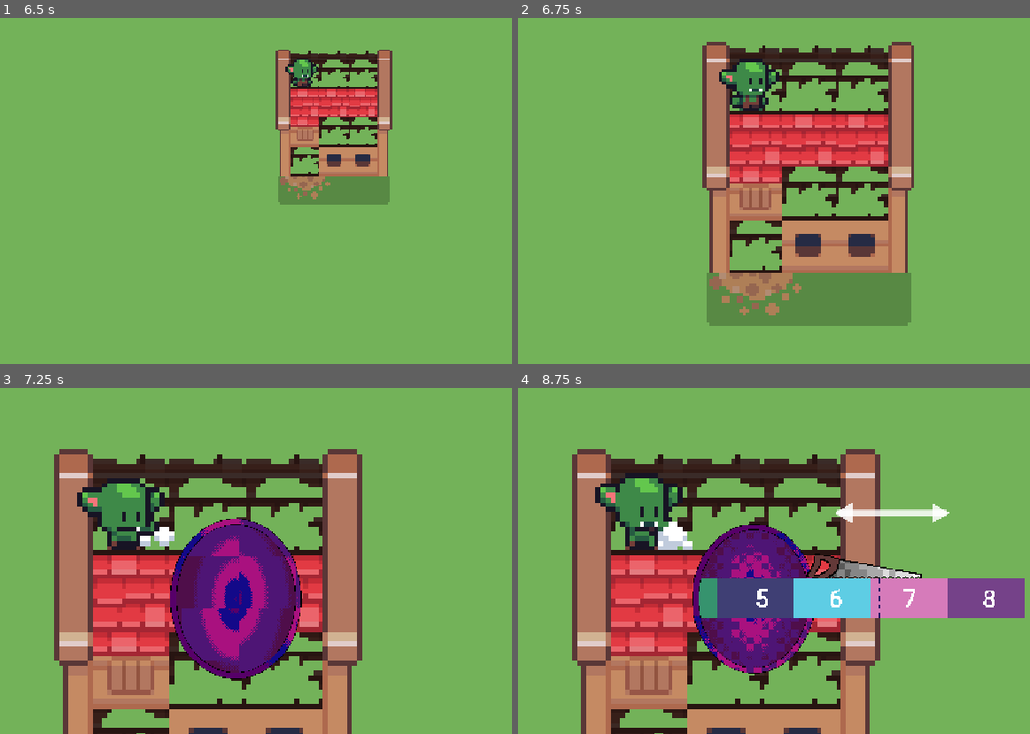
Above: before the commit, frames 1-4 (two rows, left to right).
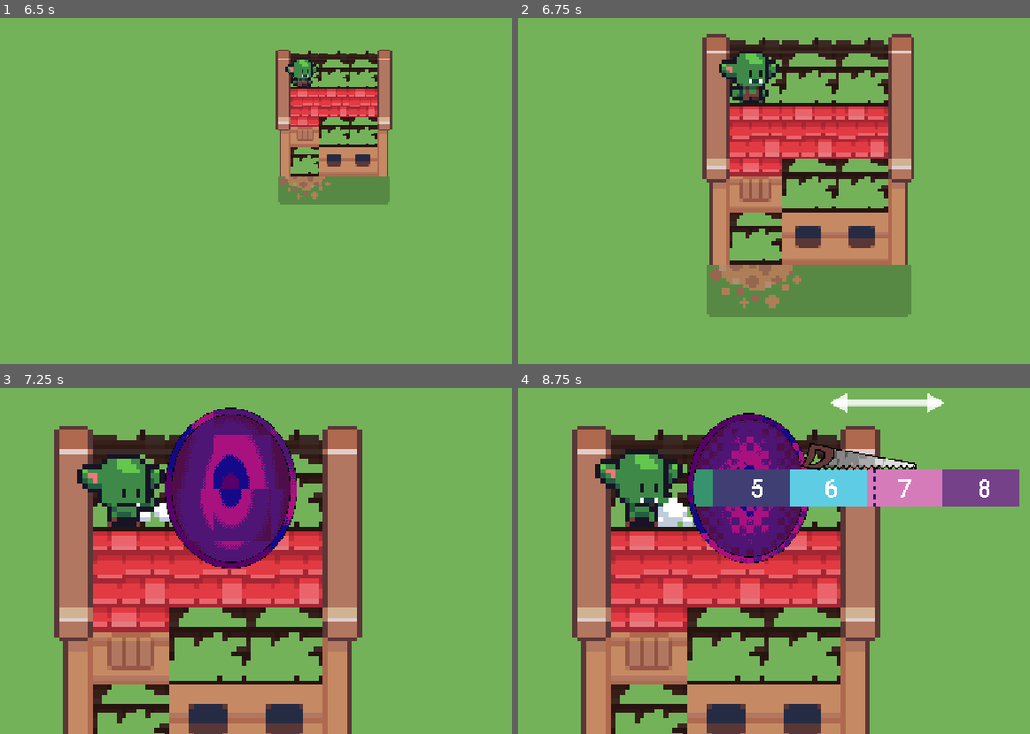
Above: after the commit, the same moments.

Repository: iscdnn/ipad-games
Game: Godot game, scene res://scenes/goblin_fixit/site.tscn
Same seed, same stepped clock (60 frames per second), same inputs: the game is played once before the commit and once after it.
Inputs (mouse positions are in pixels of both pictures, inside the frame that each line leads up to):
- Up to frame 1 (6.5 s): move the mouse to (491, 94) at 0.52 s; click (491, 94) at 0.67 s; drag from (194, 142) to (296, 215) at 1.27 s; move the mouse to (outside the picture) at 2.02 s; click (outside the picture) at 2.17 s; drag from (296, 215) to (122, 45) at 2.77 s; move the mouse to (outside the picture) at 3.52 s; click (outside the picture) at 3.67 s; drag from (122, 45) to (outside the picture) at 4.27 s; move the mouse to (368, 118) at 5.02 s; click (368, 118) at 5.17 s; drag from (outside the picture) to (194, 142) at 5.77 s
- Up to frame 2 (6.75 s): move the mouse to (1009, 94) at 6.52 s; click (1009, 94) at 6.67 s
- Up to frame 3 (7.25 s): no input
- Up to frame 4 (8.75 s): drag from (850, 488) to (814, 585) at 7.27 s; move the mouse to (outside the picture) at 8.02 s; click (outside the picture) at 8.17 s

Frame 1 is identical in both runs. In frame 2, 17% of the frame differs, in the area x 35-78%, y 4-90%; in frame 3, 34%; in frame 4, 44%, in the area x 10-99%, y 1-100%.

Commit message:
Saw: goblin centred vertically, portal beside it, saw over timber
No-panel close-up centres the goblin's visible sprite vertically
(Goblin.visual_rect). Steps get goblin_rect; the portal sits portal_gap
right of the goblin, level with its middle. Saw now draws in front of the
timber and behind the board being cut off.

Co-Authored-By: Claude Opus 5.5 <noreply@anthropic.com>
Claude-Session: https://claude.ai/code/session_01B5mcxfJkcvHHXTBgvNKEz7

Diff:
--- a/scripts/goblin_fixit/goblin.gd
+++ b/scripts/goblin_fixit/goblin.gd
@@ -59,6 +59,17 @@
 	sprite.play(&"idle")
 
 
+## Bounds of the visible pixels of the current frame, relative to the
+## goblin's origin (art px).
+func visual_rect() -> Rect2:
+	var tex := sprite.sprite_frames.get_frame_texture(sprite.animation, sprite.frame)
+	if tex == null:
+		return Rect2()
+	var used := tex.get_image().get_used_rect()
+	var top_left := sprite.position + sprite.offset - tex.get_size() / 2.0
+	return Rect2(top_left + Vector2(used.position), Vector2(used.size))
+
+
 ## Feet point relative to the goblin's origin (bottom of the sprite frame).
 func feet_offset() -> Vector2:
 	var tex := sprite.sprite_frames.get_frame_texture(sprite.animation, 0)
--- a/scripts/goblin_fixit/interaction_window.gd
+++ b/scripts/goblin_fixit/interaction_window.gd
@@ -15,7 +15,8 @@
 
 ## Called before each step begins: await prepare_step.call(area, config, step)
 ## must return {source = Vector2, feet = Vector2} (screen points). The site
-## walks the goblin to the step's spot and frames the camera here.
+## walks the goblin to the step's spot and frames the camera here. Optional
+## `rect` = goblin's visible sprite on screen.
 var prepare_step: Callable
 var _panel_shown := false
 var _blocker: Control
@@ -91,6 +92,7 @@
 			var ctx: Dictionary = await prepare_step.call(area, config, step)
 			step.source_point = ctx.get("source", source_point)
 			step.goblin_feet = ctx.get("feet", Vector2.ZERO)
+			step.goblin_rect = ctx.get("rect", Rect2(step.goblin_feet, Vector2.ZERO))
 		await _show_panel(step.uses_panel)
 		step.position = Vector2.ZERO
 		step.size = get_viewport().get_visible_rect().size
--- a/scripts/goblin_fixit/site.gd
+++ b/scripts/goblin_fixit/site.gd
@@ -74,7 +74,10 @@
 	var vp := get_viewport_rect().size
 	var goblin_x := vp.x * (1.0 - window.panel_width) / 2.0 if with_panel else vp.x * no_panel_goblin_x
 	var shift := (vp.x / 2.0 - goblin_x) / closeup_zoom
-	return goblin.position + closeup_focus + Vector2(shift, 0)
+	if with_panel:
+		return goblin.position + closeup_focus + Vector2(shift, 0)
+	# no panel: goblin's visible sprite centred vertically
+	return goblin.position + Vector2(0, goblin.visual_rect().get_center().y) + Vector2(shift, 0)
 
 
 ## Where the goblin stands for a step (world position).
@@ -103,9 +106,12 @@
 	await _move_camera(closeup_zoom, _closeup_position(step.uses_panel))
 	await get_tree().process_frame
 	var xf := get_viewport().get_canvas_transform()
+	var vr := goblin.visual_rect()
+	var tl := xf * goblin.to_global(vr.position)
 	return {
 		source = xf * goblin.to_global(goblin.carry_box_offset),
 		feet = xf * goblin.to_global(goblin.feet_offset()),
+		rect = Rect2(tl, xf * goblin.to_global(vr.end) - tl),
 	}
 
 
--- a/scripts/goblin_fixit/steps/fix_step.gd
+++ b/scripts/goblin_fixit/steps/fix_step.gd
@@ -30,6 +30,8 @@
 var source_point := Vector2.ZERO
 ## Screen point of the goblin's feet.
 var goblin_feet := Vector2.ZERO
+## Goblin's visible sprite on screen.
+var goblin_rect := Rect2()
 var under: Node2D
 var top: Node2D
 var _finished := false
--- a/scripts/goblin_fixit/steps/saw_step.gd
+++ b/scripts/goblin_fixit/steps/saw_step.gd
@@ -21,8 +21,11 @@
 @export var saw_teeth_y := 44.0
 
 @export_group("Layout")
-## Portal centre relative to the goblin's feet (screen px).
-@export var portal_offset := Vector2(190, -120)
+## Gap between the goblin's right edge and the portal's left edge (screen px).
+## The portal sits level with the goblin's middle.
+@export var portal_gap := 10.0
+## Portal half-width (portal texture px) used to place it beside the goblin.
+@export var portal_half_width := 100.0
 ## Where the timber is hidden inside the portal, from its centre (screen px,
 ## at prop_scale 1): the timber shows from here rightwards.
 @export var portal_clip := -95.0
@@ -105,17 +108,20 @@
 	super.begin()
 	title = "Saw the boards!"
 	var ps := prop_scale
-	var portal_pos := (goblin_feet + portal_offset).round()
+	var portal_pos := Vector2(goblin_rect.end.x + portal_gap + portal_half_width * ps,
+			goblin_rect.get_center().y).round()
 	_cut_x = portal_pos.x + cut_offset
 	_clip_x = portal_pos.x + portal_clip * ps
 	_timber_top = portal_pos.y - timber_texture.get_height() * ps / 2.0
 	_timber_len = timber_texture.get_width()
 	_timber_end = _clip_x
 
-	# draw order: portal back, saw, timber, board, kerf, portal ring front, dust
+	# draw order: portal back, timber, saw, board, kerf, portal ring front, dust
 	_portal = Portal.new()
 	_portal.place(portal_pos)
 	add_child(_portal)
+	_timber = _wood_sprite()
+	add_child(_timber)
 
 	_saw = Sprite2D.new()
 	_saw.texture = saw_texture
@@ -128,8 +134,6 @@
 	_saw.modulate.a = 0.0
 	add_child(_saw)
 
-	_timber = _wood_sprite()
-	add_child(_timber)
 	_board = _wood_sprite()
 	add_child(_board)
 
Not shown, changed: CLAUDE.md
